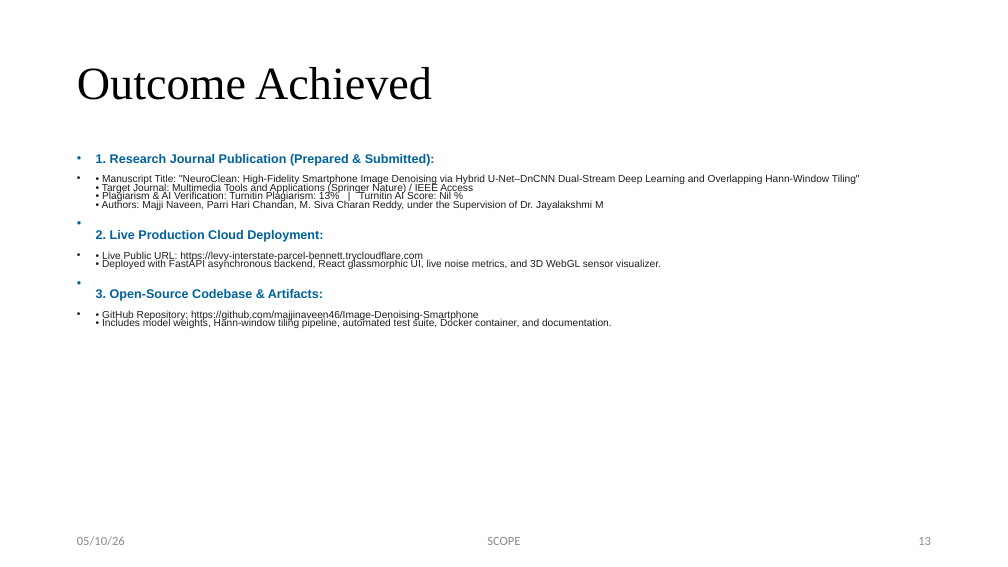
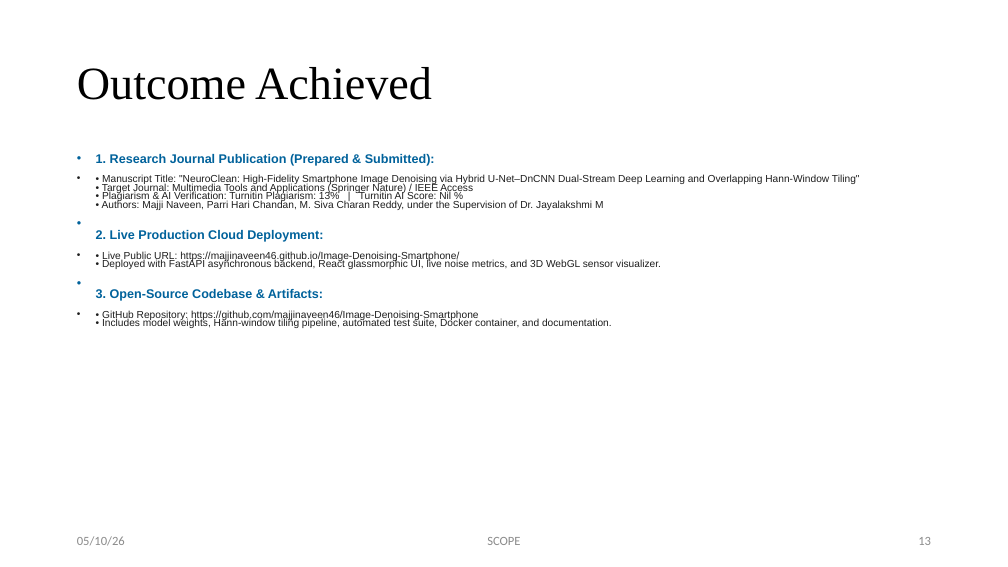
Before and after one commit to majjinaveen46/Image-Denoising-Smartphone, a slide deck: slide 13 of paper/Project_Review_3_Image_Denoising.pptx. Drawn at 1008x567 pixels with LibreOffice and Linux fonts; fonts in the diff are those of the drawing. Boxes give left, top, right and bottom in pixels: in the first picture for what was removed or moved away, otherwise in the second. Text is boxed around its words. In the diff, an @@ line names an element or a change of style, - is before the commit and + after.

Commit message:
Switch live demo URL to permanent GitHub Pages deployment

```diff
--- a/paper/Project_Review_3_Image_Denoising.pptx
+++ b/paper/Project_Review_3_Image_Denoising.pptx
@@ text at box(102, 251, 661, 269): text changed @@
-• • Live Public URL: https://levy-interstate-parcel-bennett.trycloudflare.com
-  • Deployed with FastAPI asynchronous backend, React glassmorphic UI, live noise metrics, and 3D WebGL sensor visualizer.
+• • Live Public URL: https://majjinaveen46.github.io/Image-Denoising-Smartphone/
+  • Deployed with FastAPI asynchronous backend, React glassmorphic UI, live noise metrics, and 3D WebGL sensor visualizer.
```
Also in this commit, not shown: 11 other files.
